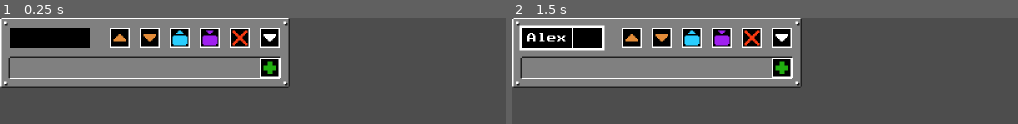
Above: before the commit, frames 1-2 (left to right).
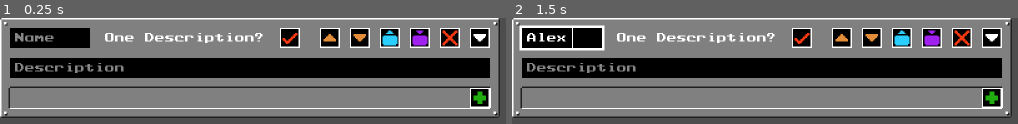
Above: after the commit, the same moments.

Repository: Tsank35/SMB1R-Resource-Pack-Tool
Game: Godot game, scene res://Scenes/Components/Config/ConfigBlock.tscn
Two runs of this game, one before a commit and one after it. Both use one fixed random seed, a clock stepped at 60 frames per second and the inputs below. This scene is started directly instead of the project's main scene.
Inputs (mouse positions are in pixels of both pictures, inside the frame that each line leads up to; where the layout moved, square brackets give the same spot in the first picture):
- Up to frame 1 (0.25 s): no input
- Up to frame 2 (1.5 s): click (562, 38) at 0.52 s; type "Alex" at 0.6 s; click (840, 38) [633, 38] at 1.25 s

The runs differ from the first frame. In frame 1, 71% of the frame differs, in the area x 0-99%, y 0-95%; in frame 2, 71%.

Commit message:
Config descriptions
+ decimal FPS support
+ placeholder texts for LineEdits

Diff:
--- a/Scenes/Components/Config/ConfigBlock.tscn
+++ b/Scenes/Components/Config/ConfigBlock.tscn
@@ -6,35 +6,56 @@
 [ext_resource type="PackedScene" uid="uid://coa5jjimu3uqn" path="res://Scenes/Components/Buttons/MoveButton.tscn" id="3_10jj4"]
 [ext_resource type="Texture2D" uid="uid://dv3gbpl2qy2md" path="res://Assets/Buttons/Down.png" id="4_ne3cd"]
 [ext_resource type="PackedScene" uid="uid://qhgbpavbrsf" path="res://Scenes/Components/Buttons/DeleteButton.tscn" id="5_yqbil"]
+[ext_resource type="Texture2D" uid="uid://cq5e67shvthl6" path="res://Assets/Buttons/CheckboxOff.png" id="6_yqbil"]
+[ext_resource type="Texture2D" uid="uid://kstmgtse2qu8" path="res://Assets/Buttons/CheckboxOn.png" id="7_afgvo"]
 
-[node name="ConfigBlock" unique_id=741294058 node_paths=PackedStringArray("name_input", "value_container") instance=ExtResource("1_qveq5")]
+[node name="ConfigBlock" unique_id=741294058 node_paths=PackedStringArray("name_input", "description_input", "one_description_checkbox", "value_container") instance=ExtResource("1_qveq5")]
 script = ExtResource("2_1r3hc")
 name_input = NodePath("VBox/Header/Name")
+description_input = NodePath("VBox/DescriptionInput")
+one_description_checkbox = NodePath("VBox/Header/OneDescription")
 value_container = NodePath("VBox/Contents/VBox")
 data_type = 5
 
 [node name="Name" type="LineEdit" parent="VBox/Header" parent_id_path=PackedInt32Array(1508639507) index="0" unique_id=179526971]
 layout_mode = 2
+placeholder_text = "Name"
 expand_to_text_length = true
 
-[node name="Spacer" type="Control" parent="VBox/Header" parent_id_path=PackedInt32Array(1508639507) index="1" unique_id=1486211536]
+[node name="OneDescLabel" type="Label" parent="VBox/Header" parent_id_path=PackedInt32Array(1508639507) index="1" unique_id=1776542004]
+layout_mode = 2
+text = "One Description?"
+
+[node name="OneDescription" type="TextureButton" parent="VBox/Header" parent_id_path=PackedInt32Array(1508639507) index="2" unique_id=1151189355]
+layout_mode = 2
+toggle_mode = true
+button_pressed = true
+texture_normal = ExtResource("6_yqbil")
+texture_pressed = ExtResource("7_afgvo")
+
+[node name="Spacer" type="Control" parent="VBox/Header" parent_id_path=PackedInt32Array(1508639507) index="3" unique_id=1486211536]
 layout_mode = 2
 size_flags_horizontal = 3
 
-[node name="MoveUpButton" parent="VBox/Header" parent_id_path=PackedInt32Array(1508639507) index="2" unique_id=114756501 node_paths=PackedStringArray("node_to_move") instance=ExtResource("3_10jj4")]
+[node name="MoveUpButton" parent="VBox/Header" parent_id_path=PackedInt32Array(1508639507) index="4" unique_id=114756501 node_paths=PackedStringArray("node_to_move") instance=ExtResource("3_10jj4")]
 layout_mode = 2
 node_to_move = NodePath("../../..")
 index_limit = 1
 
-[node name="MoveDownButton" parent="VBox/Header" parent_id_path=PackedInt32Array(1508639507) index="3" unique_id=1619478614 node_paths=PackedStringArray("node_to_move") instance=ExtResource("3_10jj4")]
+[node name="MoveDownButton" parent="VBox/Header" parent_id_path=PackedInt32Array(1508639507) index="5" unique_id=1619478614 node_paths=PackedStringArray("node_to_move") instance=ExtResource("3_10jj4")]
 layout_mode = 2
 tooltip_text = "Move Down"
 texture_normal = ExtResource("4_ne3cd")
 node_to_move = NodePath("../../..")
 direction = 1
 
-[node name="DeleteButton" parent="VBox/Header" parent_id_path=PackedInt32Array(1508639507) index="6" unique_id=1016226103 instance=ExtResource("5_yqbil")]
+[node name="DeleteButton" parent="VBox/Header" parent_id_path=PackedInt32Array(1508639507) index="8" unique_id=1016226103 instance=ExtResource("5_yqbil")]
 layout_mode = 2
+
+[node name="DescriptionInput" type="LineEdit" parent="VBox" parent_id_path=PackedInt32Array(382781179) index="1" unique_id=661657535]
+layout_mode = 2
+size_flags_horizontal = 3
+placeholder_text = "Description"
 
 [node name="VBox" type="VBoxContainer" parent="VBox/Contents" parent_id_path=PackedInt32Array(655410605) index="0" unique_id=427620728]
 layout_mode = 2
@@ -47,5 +68,6 @@
 focus_mode = 0
 texture_normal = ExtResource("3_2fgio")
 
+[connection signal="toggled" from="VBox/Header/OneDescription" to="." method="set_one_description"]
 [connection signal="deletion_confirmed" from="VBox/Header/DeleteButton" to="." method="queue_free"]
 [connection signal="pressed" from="VBox/Contents/VBox/AddButton" to="." method="add_value"]
--- a/Scenes/Components/Config/ConfigValue.tscn
+++ b/Scenes/Components/Config/ConfigValue.tscn
@@ -5,17 +5,26 @@
 [ext_resource type="Texture2D" uid="uid://dv3gbpl2qy2md" path="res://Assets/Buttons/Down.png" id="2_26r32"]
 [ext_resource type="PackedScene" uid="uid://qhgbpavbrsf" path="res://Scenes/Components/Buttons/DeleteButton.tscn" id="3_ry28x"]
 
-[node name="ConfigValue" type="HBoxContainer" unique_id=1383586849 node_paths=PackedStringArray("input")]
+[node name="ConfigValue" type="HBoxContainer" unique_id=1383586849 node_paths=PackedStringArray("value_input", "description_input", "spacer")]
 offset_right = 64.0
 offset_bottom = 16.0
 script = ExtResource("1_26r32")
-input = NodePath("Value")
+value_input = NodePath("Value")
+description_input = NodePath("Description")
+spacer = NodePath("Spacer")
 
 [node name="Value" type="LineEdit" parent="." unique_id=212072063]
 layout_mode = 2
+placeholder_text = "Value"
 expand_to_text_length = true
 
-[node name="Spacer" type="Control" parent="." unique_id=2096689656]
+[node name="Description" type="LineEdit" parent="." unique_id=1796392601]
+visible = false
+layout_mode = 2
+size_flags_horizontal = 3
+placeholder_text = "Description"
+
+[node name="Spacer" type="Control" parent="." unique_id=1828979029]
 layout_mode = 2
 size_flags_horizontal = 3
 
--- a/Scenes/Components/Sprite/AnimationBlock.tscn
+++ b/Scenes/Components/Sprite/AnimationBlock.tscn
@@ -18,6 +18,7 @@
 
 [node name="Name" type="LineEdit" parent="VBox/Header" parent_id_path=PackedInt32Array(1508639507) index="0" unique_id=913376181]
 layout_mode = 2
+placeholder_text = "Name"
 expand_to_text_length = true
 
 [node name="Spacer" type="Control" parent="VBox/Header" parent_id_path=PackedInt32Array(1508639507) index="1" unique_id=1220874406]
@@ -54,6 +55,7 @@
 
 [node name="SpeedInput" type="SpinBox" parent="VBox/Properties" index="1" unique_id=688776382]
 layout_mode = 2
+step = 0.01
 value = 5.0
 allow_greater = true
 suffix = "FPS"
--- a/Scenes/Components/Sprite/SpriteProperty.tscn
+++ b/Scenes/Components/Sprite/SpriteProperty.tscn
@@ -21,6 +21,7 @@
 [node name="Name" type="LineEdit" parent="." unique_id=325771601]
 layout_mode = 2
 size_flags_vertical = 0
+placeholder_text = "Name"
 expand_to_text_length = true
 
 [node name="BooleanValue" type="CheckBox" parent="." unique_id=1192699764]
--- a/Scenes/Components/Variation/RandomChoice.tscn
+++ b/Scenes/Components/Variation/RandomChoice.tscn
@@ -17,6 +17,7 @@
 
 [node name="CustomLabel" type="LineEdit" parent="VBox/Header" parent_id_path=PackedInt32Array(1508639507) index="1" unique_id=561459462]
 layout_mode = 2
+placeholder_text = "Keyword"
 expand_to_text_length = true
 
 [node name="Spacer" type="Control" parent="VBox/Header" parent_id_path=PackedInt32Array(1508639507) index="2" unique_id=1809227097]
--- a/Scripts/Components/Config/ConfigBlock.gd
+++ b/Scripts/Components/Config/ConfigBlock.gd
@@ -2,11 +2,18 @@
 
 const CONFIG_VALUE := "res://Scenes/Components/Config/ConfigValue.tscn"
 
+var one_description := true: set = set_one_description
+
 @export var name_input: LineEdit
+@export var description_input: LineEdit
+@export var one_description_checkbox: TextureButton
 @export var value_container: VBoxContainer
+
+signal one_description_changed
 
 func add_value(value := "") -> void:
 	var new_value: ConfigValue = Global.instantiate(CONFIG_VALUE)
+	new_value.parent_block = self
 	value_container.add_child(new_value)
 	if value:
 		new_value.set_value(value)
@@ -25,13 +32,46 @@
 func set_option_name(value: String) -> void:
 	name_input.text = value
 
+func set_descriptions(value: Variant) -> void:
+	if value is String:
+		description_input.text = value
+		one_description = true
+	elif value is Array:
+		var i := 0
+		for config_value in get_values():
+			if i < value.size():
+				config_value.set_description(value[i])
+				i += 1
+			else:
+				break
+		one_description = false
+	one_description_checkbox.set_pressed_no_signal(one_description)
+
+func set_one_description(value: bool) -> void:
+	one_description = value
+	description_input.visible = one_description
+	one_description_changed.emit()
+
 func get_json(_remove_redundant := true) -> Dictionary:
 	var values := []
+	var description = null
 	for value: ConfigValue in get_values():
 		values.append(value.get_value())
+		if not one_description:
+			if description == null:
+				description = []
+			description.append(value.get_description())
+
 	if not values:
 		return {}
-	return {name_input.text: values}
+
+	if one_description:
+		description = description_input.text
+
+	return {
+		name_input.text: values,
+		"_desc": description
+	}
 
 func apply_json(json: Dictionary) -> void:
 	clear()
@@ -45,5 +85,8 @@
 	else:
 		MessageLog.type_error(TYPE_ARRAY, typeof(values))
 
+	if json.has("_desc"):
+		set_descriptions(json._desc)
+
 func copy_json() -> Dictionary:
 	return get_json(false)
--- a/Scripts/Components/Config/ConfigValue.gd
+++ b/Scripts/Components/Config/ConfigValue.gd
@@ -1,9 +1,27 @@
 class_name ConfigValue extends HBoxContainer
 
-@export var input: LineEdit
+var parent_block: ConfigBlock
+
+@export var value_input: LineEdit
+@export var description_input: LineEdit
+@export var spacer: Control
+
+func _ready() -> void:
+	parent_block.one_description_changed.connect(update)
+	update()
+
+func update() -> void:
+	description_input.visible = not parent_block.one_description
+	spacer.visible = parent_block.one_description
 
 func set_value(value: String) -> void:
-	input.text = value
+	value_input.text = value
+
+func set_description(value: String) -> void:
+	description_input.text = value
 
 func get_value() -> String:
-	return input.text
+	return value_input.text
+
+func get_description() -> String:
+	return description_input.text
--- a/Scripts/Editors/ConfigEditor.gd
+++ b/Scripts/Editors/ConfigEditor.gd
@@ -13,8 +13,12 @@
 	if FileAccess.file_exists(path):
 		var json := Global.read_json(path)
 		var value_keys: Dictionary = Global.get_value_of_type(json, "value_keys", TYPE_DICTIONARY)
+		var option_descs: Dictionary = Global.get_value_of_type(json, "option_descs", TYPE_DICTIONARY)
 		for key in value_keys.keys():
-			add_option({key: value_keys.get(key)})
+			var data := {key: value_keys.get(key)}
+			if option_descs.has(key):
+				data._desc = option_descs[key]
+			add_option(data)
 		update_config()
 	else:
 		Global.config.clear()
@@ -24,11 +28,7 @@
 	option_container.add_child(option)
 	if json:
 		option.apply_json(json)
-		var key = json.keys()[0]
-		if key is String:
-			option.set_option_name(key)
-		else:
-			MessageLog.type_error(TYPE_STRING, typeof(key))
+		option.set_option_name(json.keys()[0])
 
 func get_options() -> Array[ConfigBlock]:
 	var options: Array[ConfigBlock] = []
@@ -46,15 +46,25 @@
 func get_json() -> Dictionary:
 	var options := {}
 	var value_keys := {}
+	var option_descs := {}
 	for option: ConfigBlock in get_options():
-		var json := option.get_json()
-		if json:
-			options.merge({json.keys()[0]: json.values()[0][0]})
-			value_keys.merge(json)
-	return {
+		var option_json := option.get_json()
+		var option_name: String = option_json.keys()[0]
+		var desc = option_json._desc
+		option_json.erase("_desc")
+		if option_json:
+			options.merge({option_name: option_json.values()[0][0]})
+			value_keys.merge(option_json)
+			if not (desc is String and desc == ""):
+				option_descs.merge({option_name: desc})
+
+	var json := {
 		"options": options,
 		"value_keys": value_keys
 	}
+	if option_descs:
+		json.option_descs = option_descs
+	return json
 
 func preview_json() -> void:
 	JSONPreview.open(get_json())
